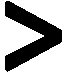
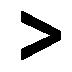
Layers edited between the first and the second w=72, h=72 image:
painted on ">" over [5, 1, 62, 72]
added layer "Layer 1" over [5, 1, 62, 72]
